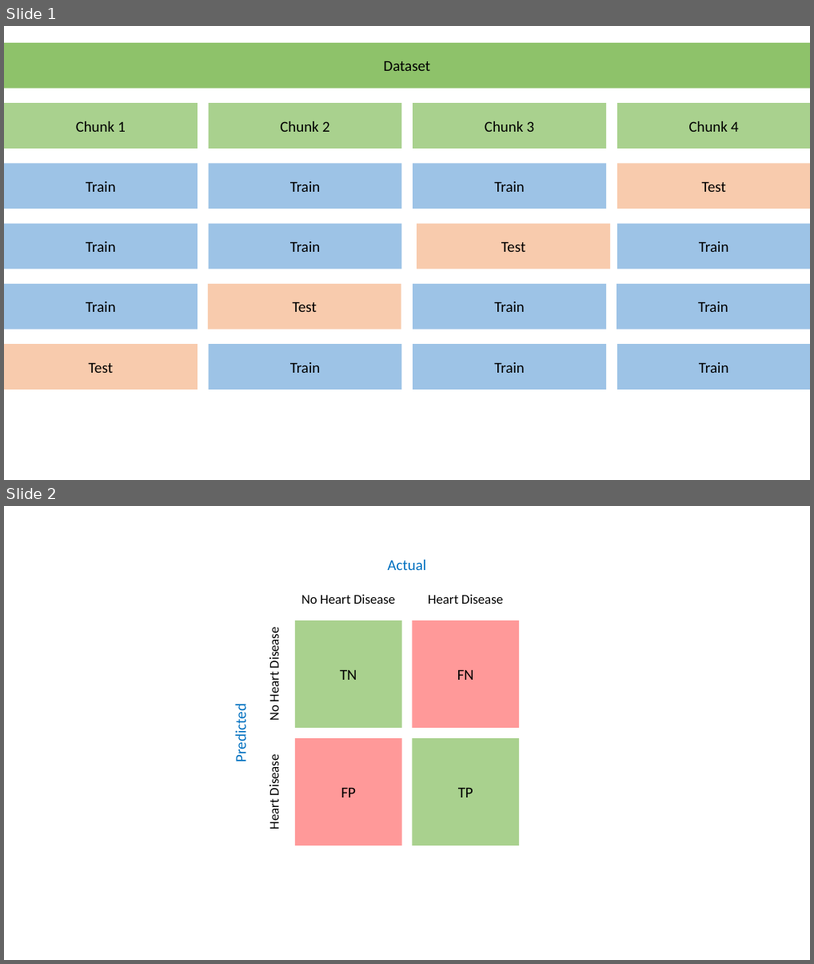
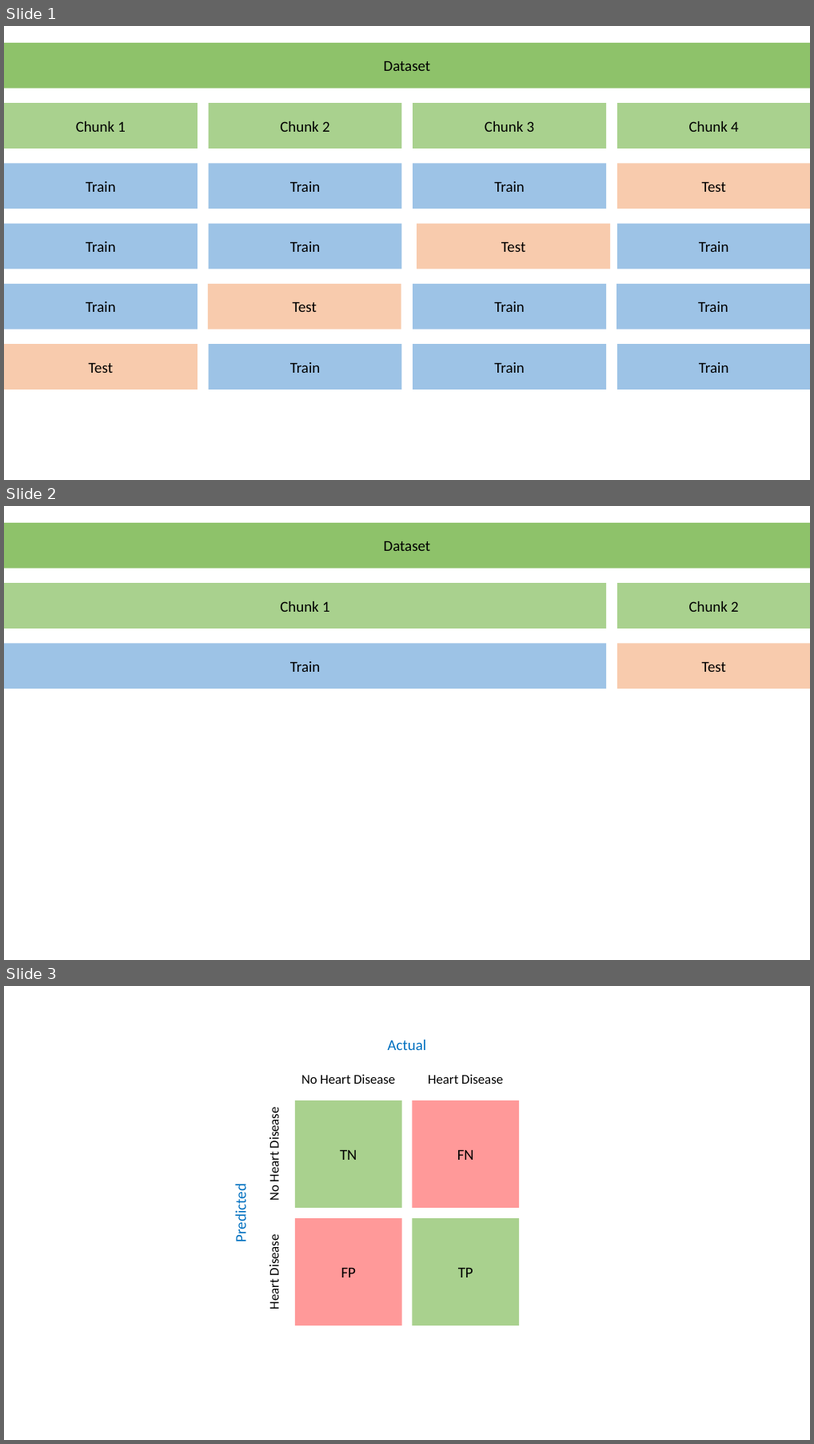
Before and after one commit to AnaliticaComputacional-2023-10/Proyecto2, a slide deck: Reportes/Originales/k fold Cross Validation.pptx. Shown one above the other, each under a label of ours: slides 1 and 2 before the commit, slides 1, 2 and 3 after it. The pictures are 814x964 and 814x1444 pixels, drawn with LibreOffice and Linux fonts; fonts in the diff are those of the drawing. Boxes give left, top, right and bottom in pixels: in the first picture for what was removed or moved away, otherwise in the second. Text is boxed around its words. In the diff, an @@ line names an element or a change of style, - is before the commit and + after.

```diff
--- a/Reportes/Originales/k fold Cross Validation.pptx
+++ b/Reportes/Originales/k fold Cross Validation.pptx
@@ slide 2 added at [4,506,810,960], background #FFFFFF @@
@@ rectangle added at [4,523,810,568], fill #8EC26A, 18 pt, text #000000 @@
+Dataset
@@ rectangle added at [4,583,606,628], fill #A9D18E, 18 pt, text #000000 @@
+Chunk 1
@@ rectangle added at [618,583,810,628], fill #A9D18E, 18 pt, text #000000 @@
+Chunk 2
@@ rectangle added at [4,644,606,688], fill #9DC3E6, 18 pt, text #000000 @@
+Train
@@ rectangle added at [618,644,810,688], fill #F8CBAD, 18 pt, text #000000 @@
+Test
@@ what was slide 2 is now slide 3 @@
```
Also in this commit, not shown: 1 other slide added, 8 other files.
